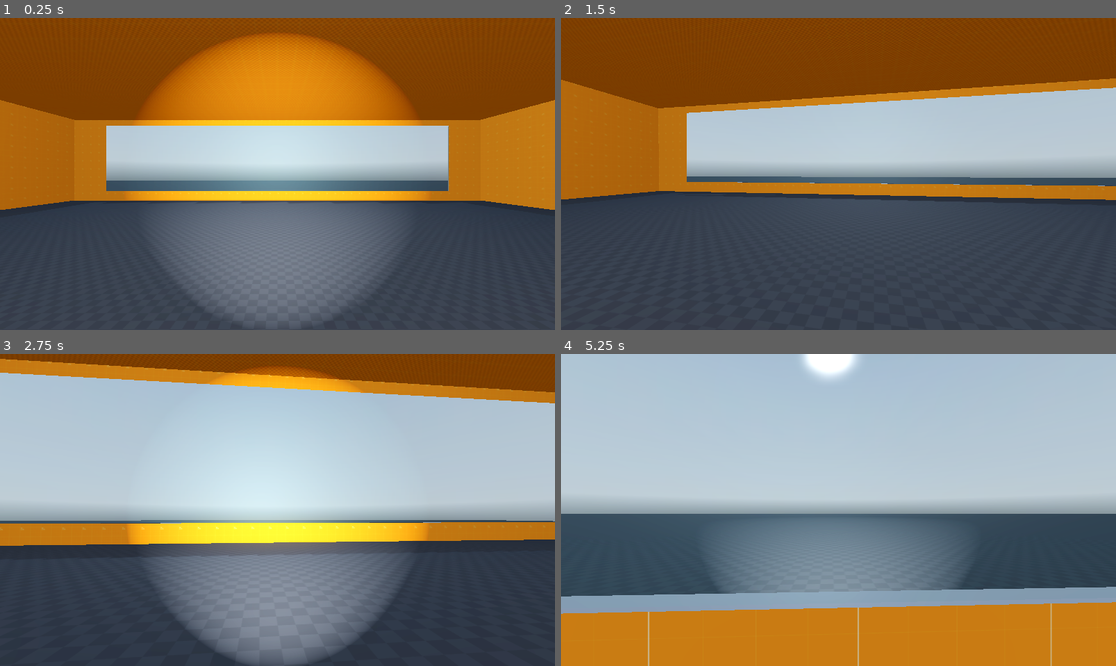
Above: before the commit, frames 1-4 (two rows, left to right).
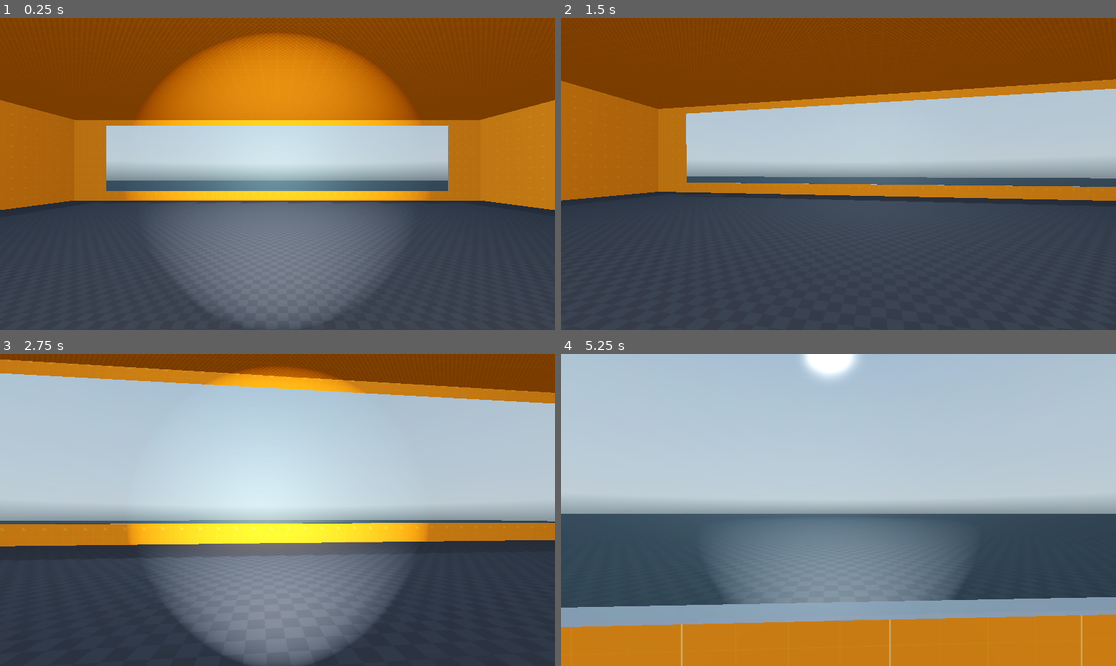
Above: after the commit, the same moments.

Repository: blakenuova/hoarder
Game: Godot game, scene res://Scenes/Levels/safe_zone.tscn
Same seed, same stepped clock (60 frames per second), same inputs: the game is played once before the commit and once after it. A sky picture missing from this copy of the repository is replaced by a grey-blue gradient.
Inputs (mouse positions are in pixels of both pictures, inside the frame that each line leads up to):
- Up to frame 1 (0.25 s): no input
- Up to frame 2 (1.5 s): move the mouse to (866, 174) at 0.52 s; hold W (move_forward) from 0.53 s (still down); tap F (flashlight) at 0.6 s; tap Space (jump) at 0.77 s; tap E (interact) at 0.8, 1.35 s; move the mouse to (810, 174) at 1.27 s
- Up to frame 3 (2.75 s): keep holding W (move_forward); tap Space (jump) at 1.52 s; tap Shift (run) at 1.55 s; move the mouse to (288, 503) at 2.02 s; hold Shift (run) from 2.03 s (still down); tap F (flashlight) at 2.3 s
- Up to frame 4 (5.25 s): keep holding W (move_forward); move the mouse to (832, 516) at 2.77 s; release Shift (run) at 2.78 s; tap Ctrl (crouch) at 2.85 s; tap Space (jump) at 3.02, 3.77, 4.52 s; tap E (interact) at 3.05, 4.35 s; move the mouse to (877, 513) at 3.52 s; hold Shift (run) 3.53-4.28 s; tap F (flashlight) at 3.6, 4.55 s; move the mouse to (794, 506) at 4.27 s; move the mouse to (844, 510) at 5.02 s; hold Z (prone) from 5.03 s (still down)

The runs differ from the first frame. In frame 2, 1.0% of the frame differs, in the area x 0-100%, y 19-60%; in frame 3, 0.8%; in frame 4, 7.7%, in the area x 0-100%, y 74-100%.

Commit message:
Add light switch, HUD, and footstep audio features
Introduces a light switch interactable with sound and animation, a HUD for interaction prompts, and footstep audio with head bobbing to the player. Updates safe_zone and player scenes to integrate these features, adds relevant assets and scripts, and enhances player interaction logic for improved feedback and immersion.

Diff:
--- /dev/null
+++ b/Assets/Materials/wall_test_mat.tres
@@ -0,0 +1,7 @@
+[gd_resource type="StandardMaterial3D" load_steps=2 format=3 uid="uid://coy81jirltavp"]
+
+[ext_resource type="Texture2D" uid="uid://dqfcxaw5wq6hj" path="res://Assets/Prototyping-Testing/Grids/Orange/texture_08.png" id="1_f6tig"]
+
+[resource]
+albedo_texture = ExtResource("1_f6tig")
+uv1_triplanar = true
--- /dev/null
+++ b/Scenes/Interactables/light_switch.tscn
@@ -0,0 +1,35 @@
+[gd_scene load_steps=7 format=3 uid="uid://couv4onmpyk7p"]
+
+[ext_resource type="Script" uid="uid://dcvw1t6w3xqcu" path="res://Scripts/Interactable/light_switch.gd" id="1_kkwvw"]
+[ext_resource type="AudioStream" uid="uid://dl3ukvuo40850" path="res://Assets/Sounds/Light Switch Click On Sfx.wav" id="2_umyc3"]
+
+[sub_resource type="BoxMesh" id="BoxMesh_dd6ta"]
+size = Vector3(0.5, 1, 0.1)
+
+[sub_resource type="BoxShape3D" id="BoxShape3D_kkwvw"]
+size = Vector3(0.5283203, 1, 0.32226563)
+
+[sub_resource type="StandardMaterial3D" id="StandardMaterial3D_umyc3"]
+albedo_color = Color(0.19434929, 0.19434926, 0.19434926, 1)
+
+[sub_resource type="BoxMesh" id="BoxMesh_kkc4q"]
+material = SubResource("StandardMaterial3D_umyc3")
+size = Vector3(0.2, 0.8, 0.2)
+
+[node name="Light_switch" type="StaticBody3D" node_paths=PackedStringArray("switch_mesh")]
+script = ExtResource("1_kkwvw")
+switch_mesh = NodePath("Flipper")
+prompt_message = "Toggle Light"
+
+[node name="MeshInstance3D" type="MeshInstance3D" parent="."]
+mesh = SubResource("BoxMesh_dd6ta")
+
+[node name="CollisionShape3D" type="CollisionShape3D" parent="."]
+shape = SubResource("BoxShape3D_kkwvw")
+
+[node name="Flipper" type="MeshInstance3D" parent="."]
+transform = Transform3D(1, 0, 0, 0, 0.9659258, 0.25881904, 0, -0.25881904, 0.9659258, 0, 0, 0.044151187)
+mesh = SubResource("BoxMesh_kkc4q")
+
+[node name="SwitchAudio" type="AudioStreamPlayer3D" parent="."]
+stream = ExtResource("2_umyc3")
--- a/Scenes/Levels/safe_zone.tscn
+++ b/Scenes/Levels/safe_zone.tscn
@@ -2,11 +2,12 @@
 
 [ext_resource type="Texture2D" uid="uid://crenflbt7bjbw" path="res://Assets/HDRIS/MY HDRI NEW v2.jpg" id="1_eihp4"]
 [ext_resource type="Texture2D" uid="uid://ywie1b1bnk8y" path="res://Assets/Prototyping-Testing/Grids/Dark/texture_08.png" id="2_erxk3"]
+[ext_resource type="Material" uid="uid://coy81jirltavp" path="res://Assets/Materials/wall_test_mat.tres" id="3_eq3jn"]
 [ext_resource type="Texture2D" uid="uid://cypb58cjds4qs" path="res://Assets/Prototyping-Testing/Grids/Orange/texture_01.png" id="3_hg7jh"]
-[ext_resource type="Texture2D" uid="uid://dqfcxaw5wq6hj" path="res://Assets/Prototyping-Testing/Grids/Orange/texture_08.png" id="3_kptrm"]
 [ext_resource type="PackedScene" uid="uid://dawkm5qux46eg" path="res://Scenes/Player/player.tscn" id="5_olhn8"]
 [ext_resource type="PackedScene" uid="uid://tamy6fexi1ir" path="res://Scenes/Interactables/door.tscn" id="5_wsbbe"]
 [ext_resource type="Script" uid="uid://c272rm5bpkjaa" path="res://Scripts/Interactable/Interactable.gd" id="6_2cs7a"]
+[ext_resource type="PackedScene" uid="uid://couv4onmpyk7p" path="res://Scenes/Interactables/light_switch.tscn" id="6_eq3jn"]
 
 [sub_resource type="PanoramaSkyMaterial" id="PanoramaSkyMaterial_erxk3"]
 panorama = ExtResource("1_eihp4")
@@ -38,12 +39,8 @@
 material = SubResource("StandardMaterial3D_hg7jh")
 size = Vector3(200, 0.1, 200)
 
-[sub_resource type="StandardMaterial3D" id="StandardMaterial3D_olhn8"]
-albedo_texture = ExtResource("3_kptrm")
-uv1_triplanar = true
-
 [sub_resource type="BoxMesh" id="BoxMesh_2cs7a"]
-material = SubResource("StandardMaterial3D_olhn8")
+material = ExtResource("3_eq3jn")
 size = Vector3(50, 0.1, 50)
 
 [sub_resource type="StandardMaterial3D" id="StandardMaterial3D_kptrm"]
@@ -133,6 +130,7 @@
 [node name="Wall6" type="CSGBox3D" parent="Environment_Mesh/CSGCombiner3D"]
 transform = Transform3D(1, 0, 0, 0, 1, 0, 0, 0, 1, -12.5, 5, 12)
 size = Vector3(26, 10, 1)
+material = ExtResource("3_eq3jn")
 
 [node name="Doorway" type="CSGBox3D" parent="Environment_Mesh/CSGCombiner3D"]
 transform = Transform3D(1, 0, 0, 0, 1, 0, 0, 0, 1, -12.087818, 1.2245117, 12)
@@ -142,15 +140,25 @@
 [node name="Wall5" type="CSGBox3D" parent="Environment_Mesh/CSGCombiner3D"]
 transform = Transform3D(1, 0, 0, 0, 1, 0, 0, 0, 1, 0.35000002, 5, 18.3)
 size = Vector3(0.3, 10, 13.6)
+material = ExtResource("3_eq3jn")
 
 [node name="Door" parent="Environment_Mesh" instance=ExtResource("5_wsbbe")]
 transform = Transform3D(1.2, 0, 0, 0, 1.2, 0, 0, 0, 1.2, -11.5, 1.2502782, 11.8)
+
+[node name="Light_switch" parent="Environment_Mesh" node_paths=PackedStringArray("light_node") instance=ExtResource("6_eq3jn")]
+transform = Transform3D(0.65, 0, 0, 0, 0.65, 0, 0, 0, 0.65, -10.578944, 1.466499, 12.511489)
+light_node = NodePath("../../Lights/OmniLight3D2")
 
 [node name="Lights" type="Node" parent="."]
 
 [node name="OmniLight3D" type="OmniLight3D" parent="Lights"]
 transform = Transform3D(1, 0, 0, 0, 1, 0, 0, 0, 1, 0, 9.7, 0)
 light_energy = 5.0
+omni_range = 36.736015
+
+[node name="OmniLight3D2" type="OmniLight3D" parent="Lights"]
+transform = Transform3D(1, 0, 0, 0, 1, 0, 0, 0, 1, 0, 8.7, 19.700521)
+light_energy = 2.0
 omni_range = 36.736015
 
 [node name="Player" parent="." instance=ExtResource("5_olhn8")]
--- a/Scenes/Player/player.tscn
+++ b/Scenes/Player/player.tscn
@@ -1,7 +1,10 @@
-[gd_scene load_steps=7 format=3 uid="uid://dawkm5qux46eg"]
+[gd_scene load_steps=10 format=3 uid="uid://dawkm5qux46eg"]
 
 [ext_resource type="Script" uid="uid://brvg1xmmcddau" path="res://Scripts/Player/player.gd" id="1_a3d8c"]
 [ext_resource type="Texture2D" uid="uid://dweium05d13j" path="res://Assets/Textures/t_flashlightpattern.png" id="1_uvnfx"]
+[ext_resource type="AudioStream" uid="uid://dl3ukvuo40850" path="res://Assets/Sounds/Light Switch Click On Sfx.wav" id="3_htcer"]
+[ext_resource type="PackedScene" uid="uid://dkh18u2sg55nl" path="res://Scenes/UI/hud.tscn" id="3_xpcdj"]
+[ext_resource type="AudioStream" uid="uid://dfro8rrmv8ju" path="res://Assets/Sounds/Footsteps/01-footstep.ogg" id="4_mtuoh"]
 
 [sub_resource type="CapsuleMesh" id="CapsuleMesh_tugb3"]
 
@@ -34,8 +37,11 @@
 spot_range = 50.0
 spot_angle = 38.0
 
+[node name="Flashlight_audio" type="AudioStreamPlayer3D" parent="Head/Camera3D/Flashlight"]
+stream = ExtResource("3_htcer")
+volume_db = -45.549
+
 [node name="MeshInstance3D" type="MeshInstance3D" parent="."]
-visible = false
 mesh = SubResource("CapsuleMesh_tugb3")
 
 [node name="StandingCollisionShape" type="CollisionShape3D" parent="."]
@@ -56,3 +62,11 @@
 [node name="CrouchRay" type="RayCast3D" parent="."]
 transform = Transform3D(1, 0, 0, 0, 1, 0, 0, 0, 1, 0, -1, 0)
 target_position = Vector3(0, 1.5, 0)
+
+[node name="CanvasLayer" type="CanvasLayer" parent="."]
+
+[node name="HUD" parent="CanvasLayer" instance=ExtResource("3_xpcdj")]
+
+[node name="Footstep_audio" type="AudioStreamPlayer3D" parent="."]
+transform = Transform3D(1, 0, 0, 0, 1, 0, 0, 0, 1, 0, -1, 0)
+stream = ExtResource("4_mtuoh")
--- /dev/null
+++ b/Scenes/UI/hud.tscn
@@ -0,0 +1,29 @@
+[gd_scene load_steps=2 format=3 uid="uid://dkh18u2sg55nl"]
+
+[ext_resource type="Script" uid="uid://ln78vw68sol4" path="res://Scripts/UI/hud.gd" id="1_sprlj"]
+
+[node name="HUD" type="Control"]
+layout_mode = 3
+anchors_preset = 15
+anchor_right = 1.0
+anchor_bottom = 1.0
+grow_horizontal = 2
+grow_vertical = 2
+script = ExtResource("1_sprlj")
+
+[node name="Label" type="Label" parent="."]
+layout_mode = 1
+anchors_preset = 8
+anchor_left = 0.5
+anchor_top = 0.5
+anchor_right = 0.5
+anchor_bottom = 0.5
+offset_left = -30.5
+offset_top = 15.0
+offset_right = 30.5
+offset_bottom = 38.0
+grow_horizontal = 2
+grow_vertical = 2
+text = "Interact"
+horizontal_alignment = 1
+vertical_alignment = 1
--- /dev/null
+++ b/Scripts/Interactable/light_switch.gd
@@ -0,0 +1,29 @@
+extends Interactable
+
+# We export a NodePath so you can pick ANY light in the scene to control
+@export var light_node: Light3D
+@export var switch_mesh: Node3D # Optional: If you want the physical switch to flip
+@onready var switch_audio: AudioStreamPlayer3D = $SwitchAudio
+
+var is_on = true
+
+func _ready():
+	# Sync the switch state with the light's actual state at start
+	if light_node:
+		is_on = light_node.visible
+
+func interact(player):
+	if light_node:
+		# 1. Toggle the logic
+		is_on = !is_on
+		light_node.visible = is_on
+
+		# 2. (Optional) Play a sound
+		# $AudioStreamPlayer3D.play()
+
+		# 3. (Optional) Animate the switch flipping
+		if switch_mesh:
+			var target_rot = -15 if is_on else 15 # degrees up or down
+			var tween = create_tween()
+			tween.tween_property(switch_mesh, "rotation_degrees:x", target_rot, 0.1)
+			switch_audio.play()
--- a/Scripts/Player/player.gd
+++ b/Scripts/Player/player.gd
@@ -24,17 +24,31 @@
 var gravity = ProjectSettings.get_setting("physics/3d/default_gravity")
 
 # --- NODES ---
-@onready var head = $Head
 @onready var standing_shape = $StandingCollisionShape
 @onready var crouching_shape = $CrouchingCollisionShape
 @onready var prone_shape = $ProneCollisionShape
 @onready var stand_ray: RayCast3D = $StandRay
 @onready var crouch_ray: RayCast3D = $CrouchRay
 @onready var interact_ray: RayCast3D = $Head/Camera3D/InteractRay
+@onready var hud: Control = $CanvasLayer/HUD
+@onready var head = $Head
+@onready var camera = $Head/Camera3D
+
+
+# --------------- audio node ---------------
+@export_group("Audio")
+@onready var footstep_audio: AudioStreamPlayer3D = $Footstep_audio
+
+# --- Head Bobbing ---
+@export_group("Head Bob")
+@export var bob_freq = 2.4
+@export var bob_amp = 0.08
+var t_bob = 0.0
 
 
 # Flashlight
 @onready var flashlight: SpotLight3D = $Head/Camera3D/Flashlight
+@onready var flashlight_audio: AudioStreamPlayer3D = $Head/Camera3D/Flashlight/Flashlight_audio
 
 
 
@@ -99,6 +113,8 @@
 	# Lerp (Linear Interpolate) head position for smooth transition
 	head.position.y = lerp(head.position.y, target_height, delta * lerp_speed)
 
+	_headbob(delta)
+
 
 #-------------------------------------------------------------------------------
 #                        CUSTOM FUNCTIONS
@@ -107,6 +123,7 @@
 func _flashlight():
 	if Input.is_action_just_pressed("flashlight"):
 		flashlight.visible = !flashlight.visible
+		flashlight_audio.play()
 
 func handle_stance():
 	var target_state = State.STAND
@@ -160,13 +177,53 @@
 func _interaction_logic():
 	# 1. Check if Raycast is hitting anything
 	if interact_ray.is_colliding():
-		# Get the object the ray hit
 		var collider = interact_ray.get_collider()
 
-		# 2. Check if that object is an "Interactable"
+		# 2. Is it Interactable?
 		if collider is Interactable:
-			# (Optional) TODO: Send collider.prompt_message to UI here
-
-			# 3. If player presses button, trigger interaction
+			# SHOW PROMPT on UI
+			hud.update_prompt(collider.prompt_message)
+
+			# Interact on key press
 			if Input.is_action_just_pressed("interact"):
 				collider.interact(self)
+		else:
+			# Hitting something, but it's not interactive (like a wall)
+			hud.clear_prompt()
+	else:
+		# Not looking at anything
+		hud.clear_prompt()
+
+func _headbob(delta):
+	if is_on_floor():
+		# Only bob if moving
+		if velocity.length() > 0.1:
+			# Increment time based on speed (faster run = faster bob)
+			t_bob += delta * velocity.length() * float(is_on_floor())
+
+			# Calculate the Sine Wave
+			# sin(t_bob * bob_freq) creates the up/down wave
+			var pos = Vector3.ZERO
+			pos.y = sin(t_bob * bob_freq) * bob_amp
+			pos.x = cos(t_bob * bob_freq / 2) * bob_amp # Slower side-to-side sway
+
+			# Apply to Camera (local position)
+			camera.transform.origin = pos
+
+			# --- FOOTSTEP AUDIO LOGIC ---
+			# If the sine wave is at the "bottom" (the step), play sound.
+			# We check a small window near -1.0 on the sine wave.
+			var low_pos = sin(t_bob * bob_freq)
+
+			# If the cycle just hit the bottom ( > -0.95 is purely for timing tolerance)
+			# We use a timer check or simple math to ensure it doesn't spam every frame
+			# A simple way: check if we just crossed a threshold
+			if low_pos < -0.90 and !footstep_audio.playing:
+				# Randomize pitch slightly for variety
+				footstep_audio.pitch_scale = randf_range(0.8, 1.1)
+				footstep_audio.play()
+
+		else:
+			# Reset camera smoothly when stopped
+			t_bob = 0.0
+			camera.transform.origin = camera.transform.origin.lerp(Vector3.ZERO, delta * 5.0)
--- /dev/null
+++ b/Scripts/UI/hud.gd
@@ -0,0 +1,10 @@
+extends Control
+
+@onready var prompt_label = $Label
+
+func update_prompt(text_message):
+	prompt_label.text = text_message
+	prompt_label.visible = true
+
+func clear_prompt():
+	prompt_label.visible = false
Not shown, added: Assets/Sounds/Footsteps/01-footstep.ogg.import
Not shown, added: Assets/Sounds/Footsteps/02-footstep.ogg.import
Not shown, added: Assets/Sounds/Footsteps/03-footstep.ogg.import
Not shown, added: Assets/Sounds/Footsteps/04-footstep.ogg.import
Not shown, added: Assets/Sounds/Footsteps/05-footstep.ogg.import
Not shown, added: Assets/Sounds/Footsteps/06-footstep.ogg.import
Not shown, added: Assets/Sounds/Light Switch Click On Sfx.wav.import
Not shown, added: Scripts/Interactable/light_switch.gd.uid
Not shown, added: Scripts/UI/hud.gd.uid
Not shown, added: Assets/Sounds/Footsteps/01-footstep.ogg
Not shown, added: Assets/Sounds/Footsteps/02-footstep.ogg
Not shown, added: Assets/Sounds/Footsteps/03-footstep.ogg
(and 4 more such lines)
